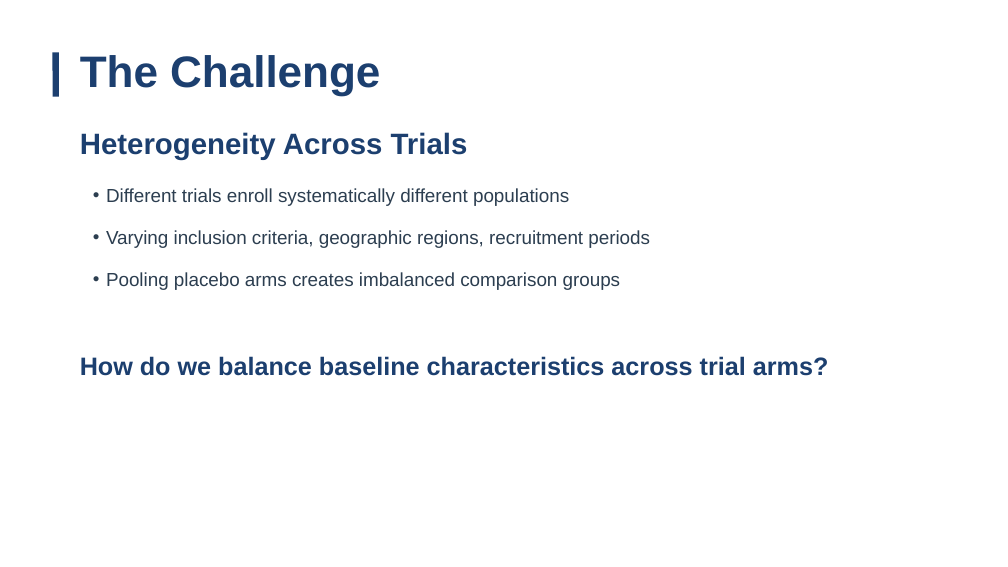
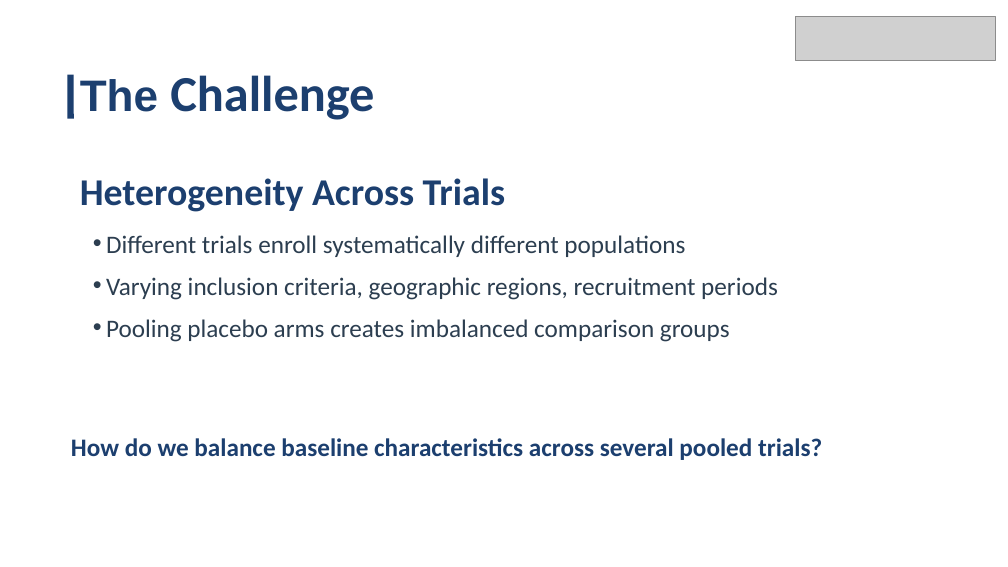
Before and after one commit to dkarletsos/multigroup_iptw, a slide deck: slide 2 of manuscript/PRE_AS12.pptx. Drawn at 1008x567 pixels with LibreOffice and Linux fonts; fonts in the diff are those of the drawing; grey boxes stand for pictures. Boxes give left, top, right and bottom in pixels: in the first picture for what was removed or moved away, otherwise in the second. Text is boxed around its words. In the diff, an @@ line names an element or a change of style, - is before the commit and + after.

```diff
--- a/manuscript/PRE_AS12.pptx
+++ b/manuscript/PRE_AS12.pptx
@@ picture added at [795,16,995,60] @@
@@ line moved from (55, 52) - (55, 97) to (71, 75) - (71, 119) @@
@@ text "The Challenge": place and size @@
-text "The Challenge" at [80,55,380,96]
+text "The Challenge" at [80,75,374,120]
@@ text "The Challenge" at [80,75,374,120]: size 31.5 to 36 pt, font Arial to Calibri in "Challenge" @@
@@ text "Heterogeneity Across Trials": place and size @@
-text "Heterogeneity Across Trials" at [80,132,468,160]
+text "Heterogeneity Across Trials" at [80,178,505,212]
@@ text "Heterogeneity Across Trials" at [80,178,505,212]: size 21 to 27 pt, font Arial to Calibri @@
@@ text "Different trials enroll systematically different ...": place and size @@
-text "Different trials enroll systematically different ..." at [106,188,650,290]
+text "Different trials enroll systematically different ..." at [106,235,778,342]
@@ text "Different trials enroll systematically different ..." at [106,235,778,342]: size 13.5 to 18 pt, font Arial to Calibri @@
@@ text at [71,438,822,460]: text changed; font Arial to Calibri @@
-How do we balance baseline characteristics across trial arms?
+How do we balance baseline characteristics across several pooled trials?
```
Also in this commit, not shown: 16 other slides changed, 4 slides added, 1 slide removed, 7 other files.
